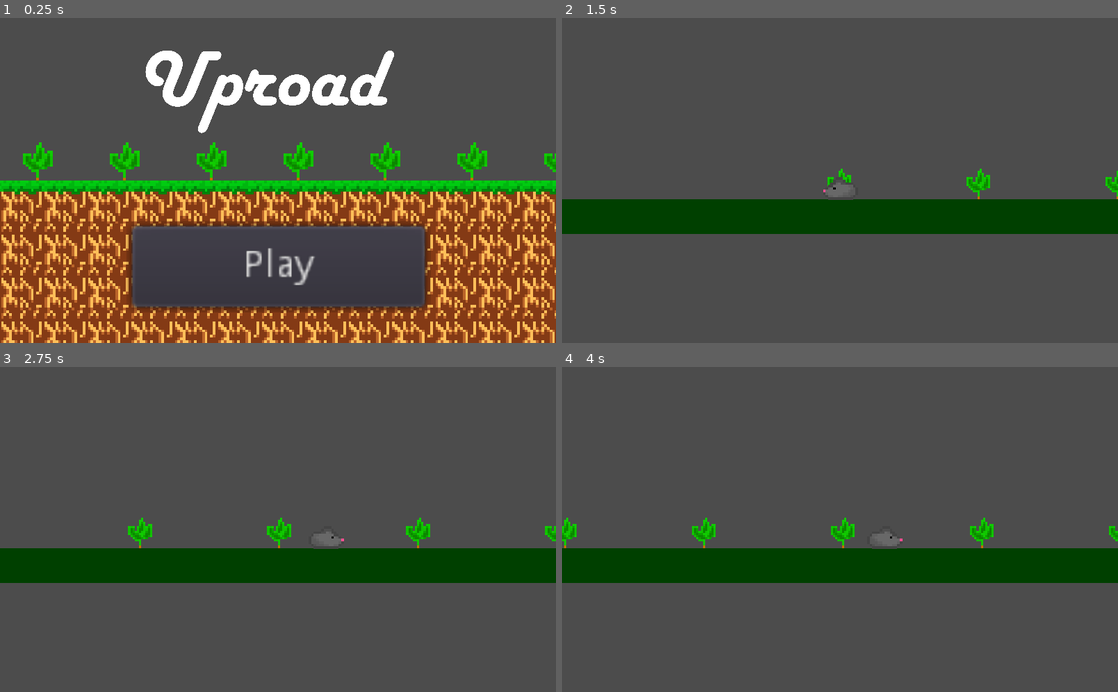
Above: before the commit, frames 1-4 (two rows, left to right).
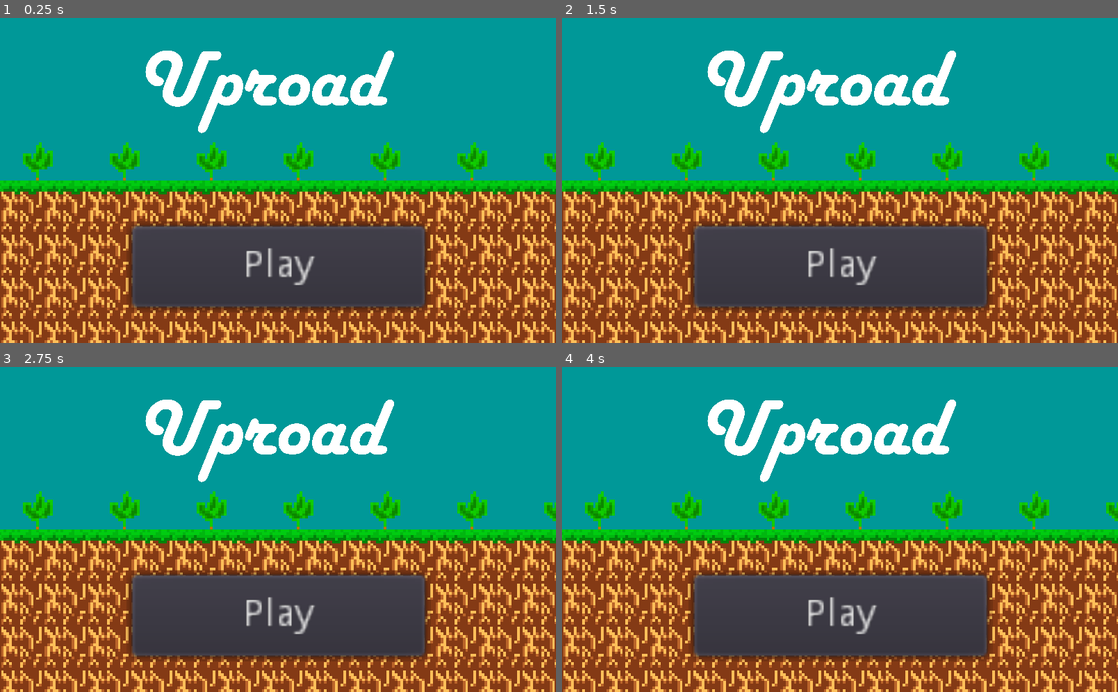
Above: after the commit, the same moments.

Repository: EndersteveGamer/GGJ-2023
Game: Godot game, scene res://Scene/Main Menu.tscn
Same seed, same stepped clock (60 frames per second), same inputs: the game is played once before the commit and once after it.
Inputs (mouse positions are in pixels of both pictures, inside the frame that each line leads up to):
- Up to frame 1 (0.25 s): no input
- Up to frame 2 (1.5 s): click "Play" at 0.5 s; click (840, 265) at 1.25 s, where only the run after the commit has a clickable "Play"
- Up to frame 3 (2.75 s): tap Enter at 2 s; hold Right (ui_right) from 2.03 s (still down)
- Up to frame 4 (4 s): release Right (ui_right) at 2.78 s; hold Down (ui_down) 2.78-3.53 s; hold Right (ui_right) from 3.53 s (still down)

The runs differ from the first frame. In frame 1, 45% of the frame differs, in the area x 0-100%, y 0-50%; in frame 2, 89%, in the area x 0-100%, y 0-100%; in frame 3, 89%; in frame 4, 88%.

Commit message:
Progress

Diff:
--- a/The Other Godot Project/Scene/Main Menu.tscn
+++ b/The Other Godot Project/Scene/Main Menu.tscn
@@ -89,3 +89,11 @@
 [node name="AudioStreamPlayer" type="AudioStreamPlayer" parent="."]
 stream = ExtResource( 7 )
 autoplay = true
+
+[node name="ColorRect" type="ColorRect" parent="."]
+show_behind_parent = true
+margin_left = -757.0
+margin_top = -419.0
+margin_right = 782.0
+margin_bottom = 474.0
+color = Color( 0, 0.597656, 0.597656, 1 )
